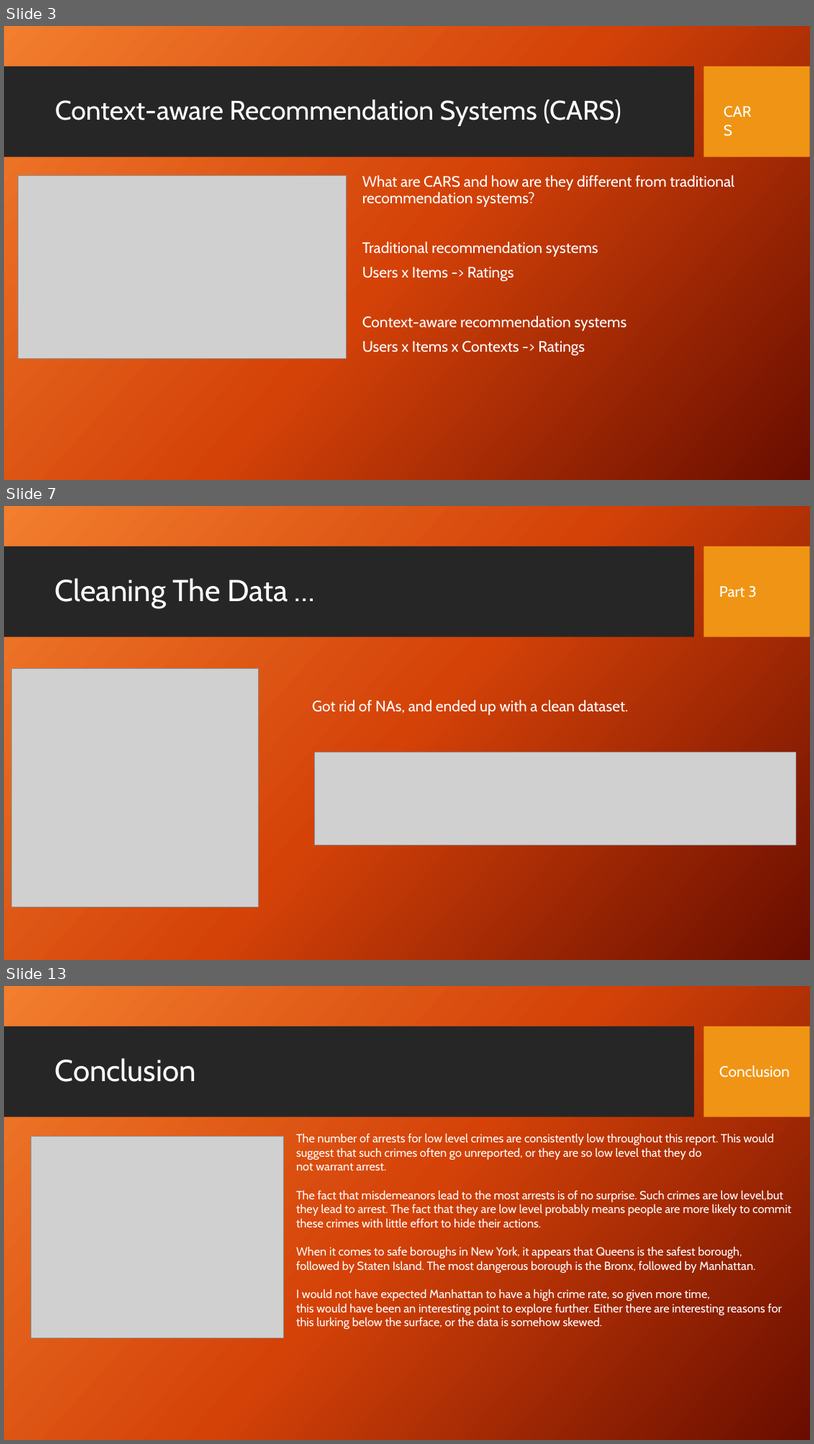
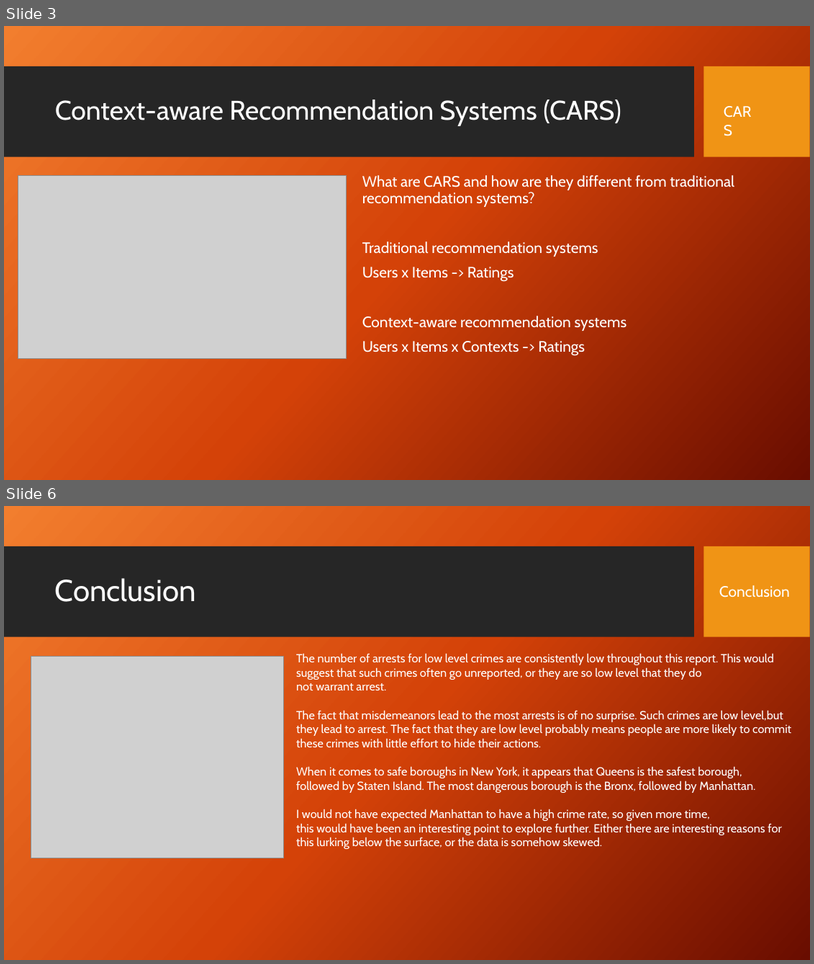
Before and after one commit to stephen-haslett/data612, a slide deck: SHaslettRecommenderSystemsInContext.pptx. Shown one above the other, each under a label of ours: slides 3, 7 and 13 before the commit, slides 3 and 6 after it; the slides between them are not shown. The pictures are 814x1444 and 814x964 pixels, drawn with LibreOffice and Linux fonts; fonts in the diff are those of the drawing; grey boxes stand for pictures; background and template pictures are left out. Boxes give left, top, right and bottom in pixels: in the first picture for what was removed or moved away, otherwise in the second. Text is boxed around its words. In the diff, an @@ line names an element or a change of style, - is before the commit and + after.

```diff
--- a/SHaslettRecommenderSystemsInContext.pptx
+++ b/SHaslettRecommenderSystemsInContext.pptx
@@ slide 7 removed at bbox=[4, 506, 810, 960], background picture (left out); not listed: 2 template elements that a slide beside it also shows @@
@@ title removed at bbox=[55, 578, 288, 608] @@
-Cleaning The Data …
@@ text removed at bbox=[720, 586, 756, 597] @@
-Part 3
@@ picture removed at bbox=[12, 669, 259, 907] @@
@@ text removed at bbox=[312, 700, 628, 715] @@
-Got rid of NAs, and ended up with a clean dataset.
@@ picture removed at bbox=[315, 752, 797, 845] @@
@@ what was slide 13 is now slide 6 @@
```
Also in this commit, not shown: 1 slide changed, 1 slide added, 7 other slides removed.
